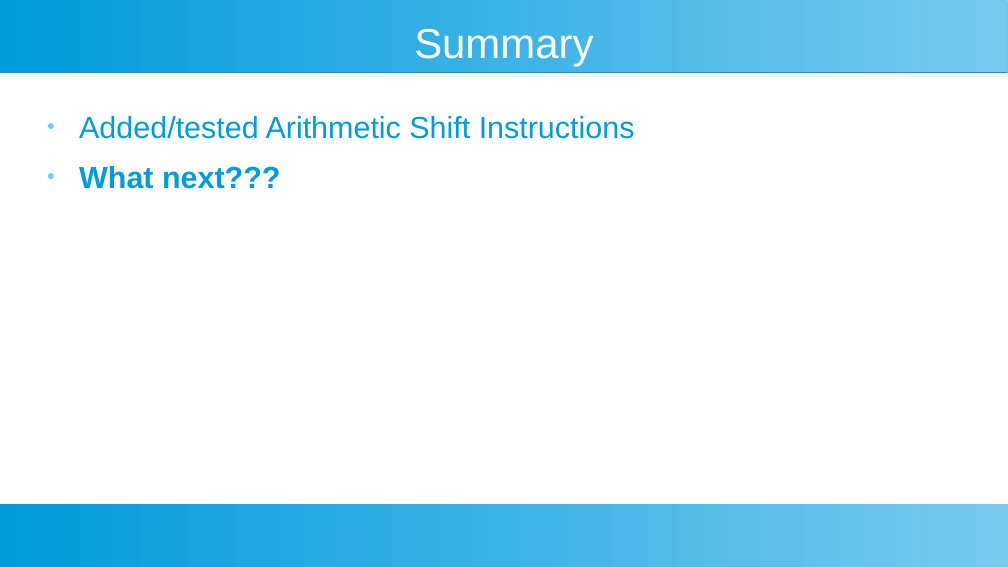
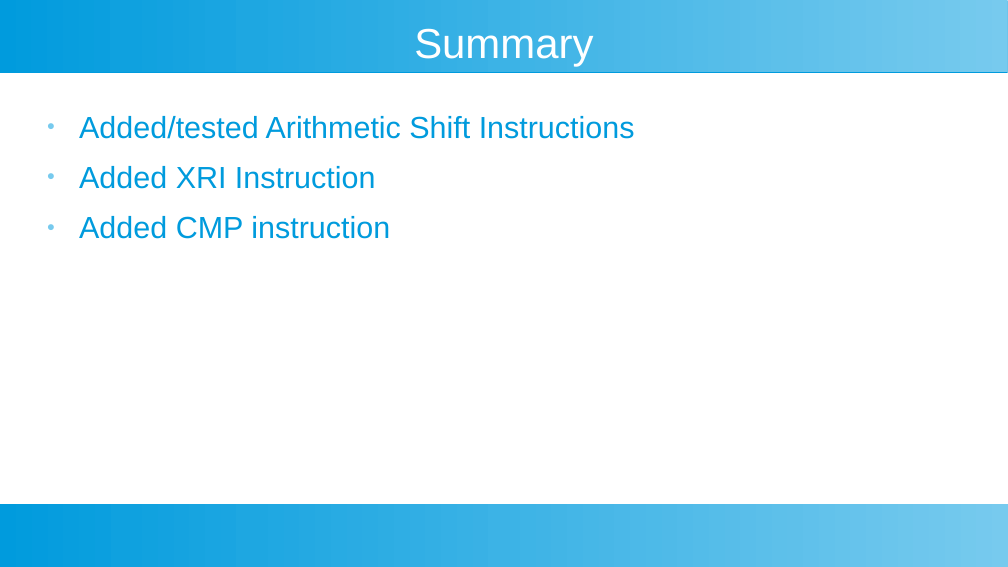
Before and after one commit to douggilliland/Design_A_CPU, a slide deck: slide 26 of Docs/DIY-FPGA-Computer-09_Shifting_Rotating.odp (slide 12 before the commit). Drawn at 1008x567 pixels with LibreOffice and Linux fonts; fonts in the diff are those of the drawing. Boxes give left, top, right and bottom in pixels: in the first picture for what was removed or moved away, otherwise in the second. Text is boxed around its words. In the diff, an @@ line names an element or a change of style, - is before the commit and + after.

```diff
--- a/Docs/DIY-FPGA-Computer-09_Shifting_Rotating.odp
+++ b/Docs/DIY-FPGA-Computer-09_Shifting_Rotating.odp
@@ text at [79,166,390,239]: text changed; bold off @@
-● What next???
+● Added XRI Instruction
+● Added CMP instruction
```
Also in this commit, not shown: 4 other slides changed, 14 slides added, 25 other files.
